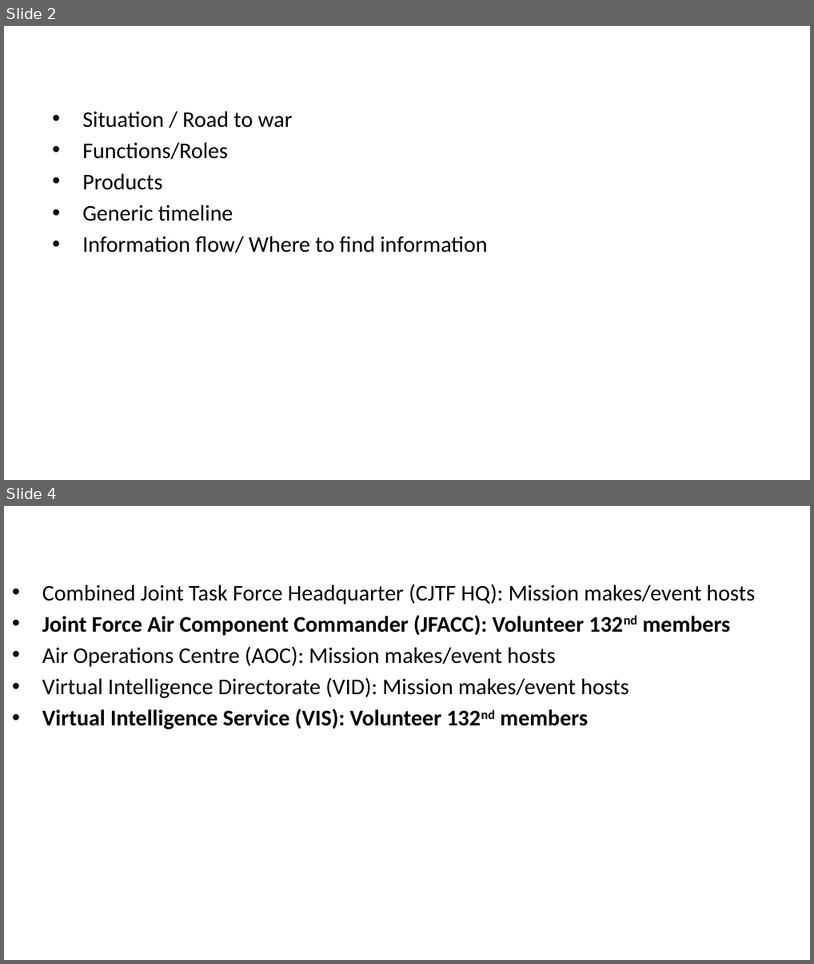
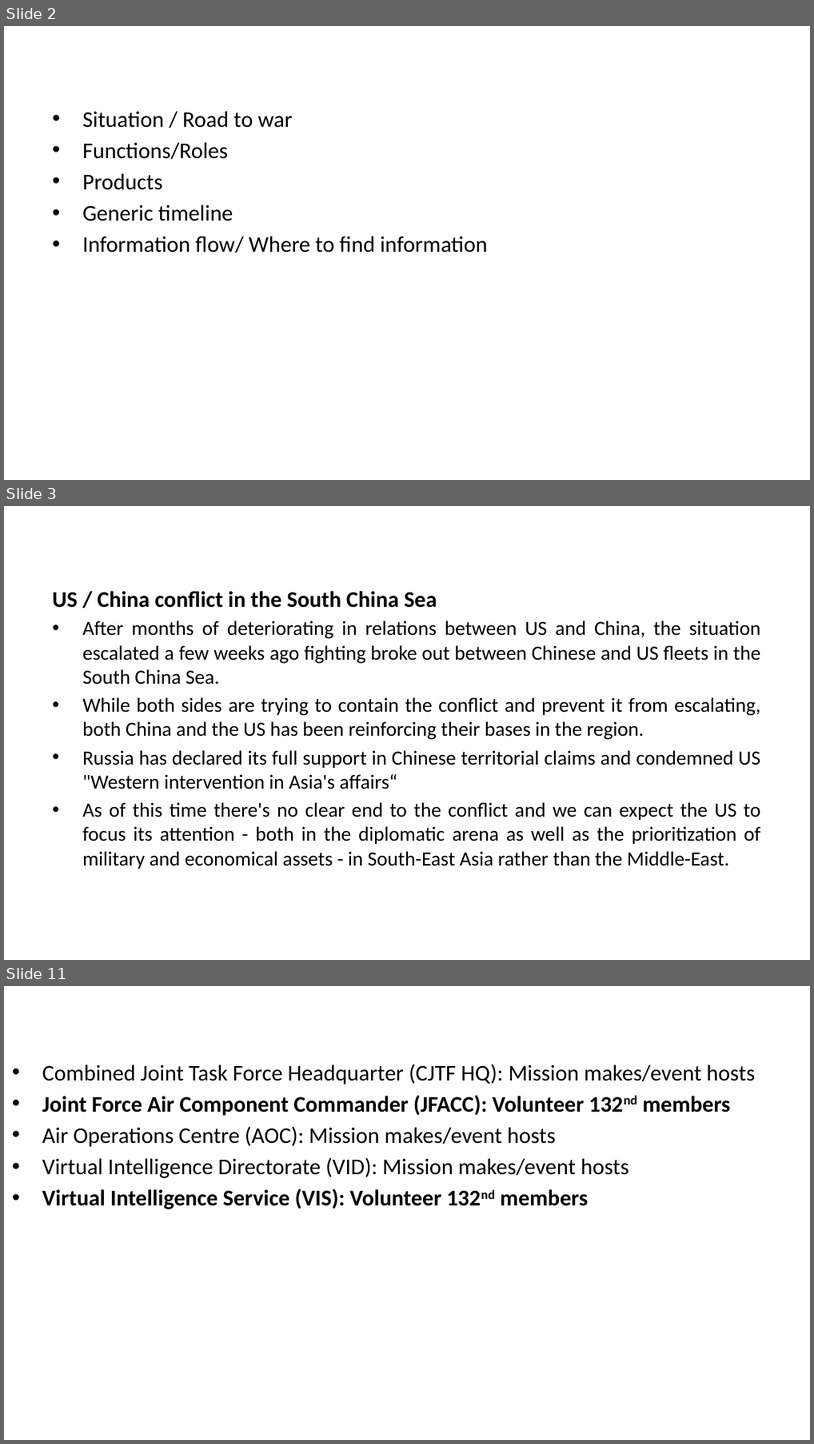
Before and after one commit to 132nd-vWing/OPAR-Brief, a slide deck: UNDER DEVELOPMENT/132nd OP ACTIVE RESOLVE Introduction Brief.pptx. Shown one above the other, each under a label of ours: slides 2 and 4 before the commit, slides 2, 3 and 11 after it; the slides between them are not shown. The pictures are 814x964 and 814x1444 pixels, drawn with LibreOffice and Linux fonts; fonts in the diff are those of the drawing; background and template pictures are left out. Boxes give left, top, right and bottom in pixels: in the first picture for what was removed or moved away, otherwise in the second. Text is boxed around its words. In the diff, an @@ line names an element or a change of style, - is before the commit and + after.

Commit message:
Added content to SITUATION slides

```diff
--- a/UNDER DEVELOPMENT/132nd OP ACTIVE RESOLVE Introduction Brief.pptx
+++ b/UNDER DEVELOPMENT/132nd OP ACTIVE RESOLVE Introduction Brief.pptx
@@ slide 3 added at box(4, 506, 810, 960), background #FFFFFF @@
@@ title added at box(52, 591, 150, 608), 28 pt, text #FFFFFF, bold @@
+SITUATION – US / China
@@ text added at box(82, 591, 762, 868), 18 pt, text #000000 @@
+US / China conflict in the South China Sea
+• After months of deteriorating in relations between US and China, the situation escalated a few weeks ago fighting broke out between Chinese and US fleets in the South China Sea.
+• While both sides are trying to contain the conflict and prevent it from escalating, both China and the US has been reinforcing their bases in the region.
+• Russia has declared its full support in Chinese territorial claims and condemned US "Western intervention in Asia's affairs“
+• As of this time there's no clear end to the conflict and we can expect the US to focus its attention - both in the diplomatic arena as well as the prioritization of military and economical assets - in South-East Asia rather than the Middle-East.
@@ what was slide 4 is now slide 11 @@
```
Also in this commit, not shown: 7 other slides added, 1 slide removed, 1 other file.
